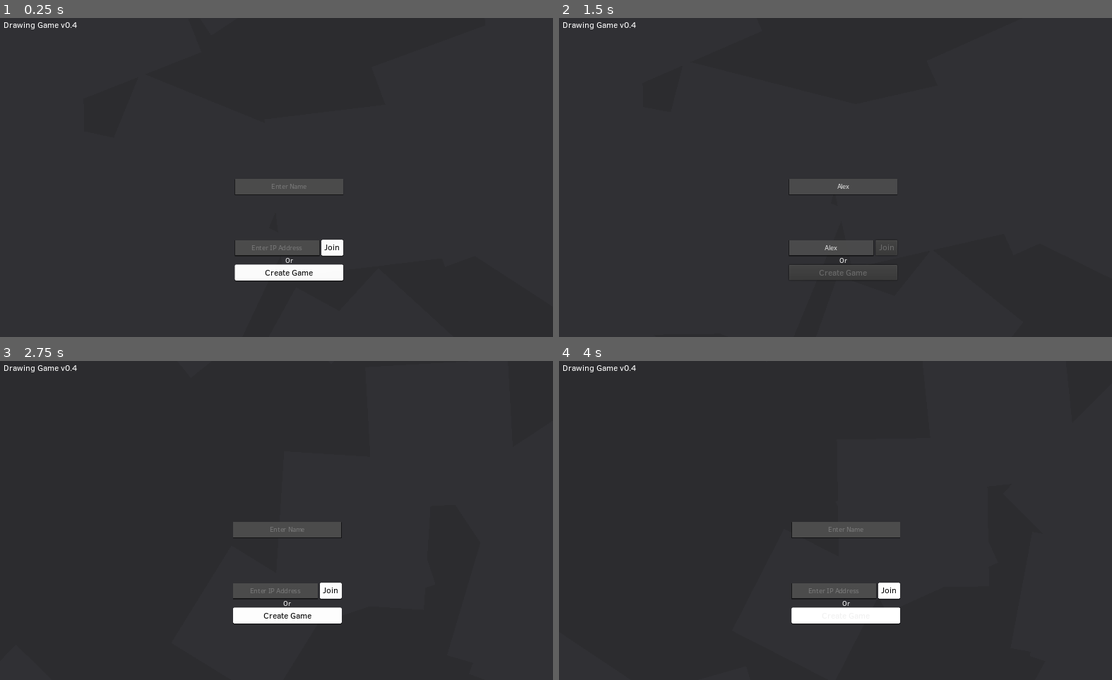
Above: before the commit, frames 1-4 (two rows, left to right).
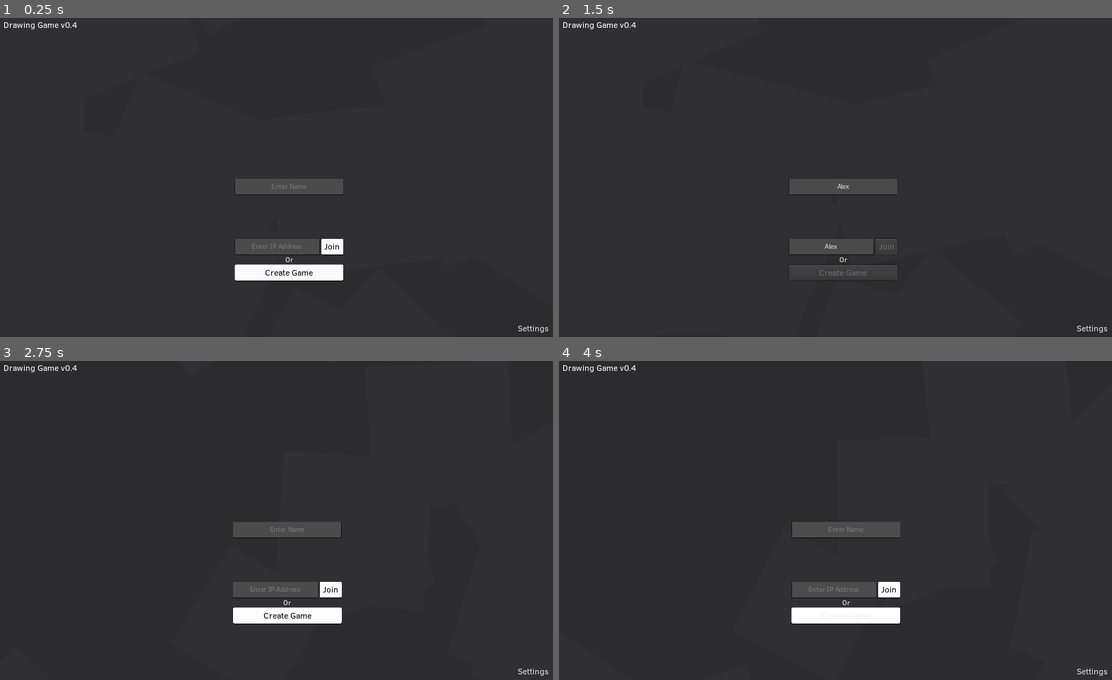
Above: after the commit, the same moments.

Repository: rednir/DrawingGame
Game: Godot game, scene res://Scenes/MainMenu.tscn
Same seed, same stepped clock (60 frames per second), same inputs: the game is played once before the commit and once after it. Sound files missing from this copy of the repository are replaced by a short silence.
Inputs (mouse positions are in pixels of both pictures, inside the frame that each line leads up to):
- Up to frame 1 (0.25 s): no input
- Up to frame 2 (1.5 s): click (846, 187) at 0.52 s; type "Alex" at 0.6 s; click (835, 247) at 0.75 s; type "Alex" at 0.83 s; click "Join" at 1.25 s
- Up to frame 3 (2.75 s): click "Leave" at 2 s
- Up to frame 4 (4 s): click "Create Game" at 2.75 s; click "OK" at 3.5 s

The runs differ from the first frame. In frame 1, 0.3% of the frame differs, in the area x 42-100%, y 69-99%; in frame 2, 0.2%; in frame 3, 0.3%; in frame 4, 0.3%.

Commit message:
add placeholder settings menu

Diff:
--- a/Scenes/MainMenu.tscn
+++ b/Scenes/MainMenu.tscn
@@ -27,8 +27,8 @@
 
 [sub_resource type="DynamicFont" id=6]
 size = 13
-extra_spacing_top = -4
-extra_spacing_bottom = -4
+extra_spacing_top = -3
+extra_spacing_bottom = -3
 font_data = ExtResource( 6 )
 
 [sub_resource type="DynamicFont" id=7]
@@ -114,6 +114,9 @@
 "update": 0,
 "values": [ Color( 1, 1, 1, 1 ), Color( 1, 1, 1, 0 ) ]
 }
+
+[sub_resource type="DynamicFont" id=13]
+font_data = ExtResource( 6 )
 
 [sub_resource type="DynamicFont" id=11]
 font_data = ExtResource( 6 )
@@ -171,9 +174,9 @@
 placeholder_alpha = 0.3
 
 [node name="JoinContainer" type="HBoxContainer" parent="MainButtonsContainer"]
-margin_top = 110.0
-margin_right = 196.0
-margin_bottom = 138.0
+margin_top = 108.0
+margin_right = 196.0
+margin_bottom = 136.0
 
 [node name="TextboxJoin" type="LineEdit" parent="MainButtonsContainer/JoinContainer"]
 margin_right = 153.0
@@ -214,7 +217,7 @@
 }
 
 [node name="Label" type="Label" parent="MainButtonsContainer"]
-margin_top = 142.0
+margin_top = 140.0
 margin_right = 196.0
 margin_bottom = 152.0
 custom_fonts/font = SubResource( 6 )
@@ -252,6 +255,18 @@
 anims/in = SubResource( 9 )
 anims/out = SubResource( 10 )
 
+[node name="ButtonSettings" type="LinkButton" parent="."]
+margin_left = 942.5
+margin_top = 560.0
+margin_right = 1002.5
+margin_bottom = 583.0
+custom_fonts/font = SubResource( 13 )
+text = "Settings"
+underline = 1
+__meta__ = {
+"_edit_use_anchors_": false
+}
+
 [node name="TextGameInfo" type="RichTextLabel" parent="."]
 margin_left = 12.0
 margin_top = 10.0
--- /dev/null
+++ b/Scenes/SettingsMenu.tscn
@@ -0,0 +1,57 @@
+[gd_scene load_steps=8 format=2]
+
+[ext_resource path="res://Fonts/ClearSans-Regular.ttf" type="DynamicFontData" id=1]
+[ext_resource path="res://Scripts/SettingsMenu/SettingsMenu.gd" type="Script" id=2]
+[ext_resource path="res://Styles/Slider/generic_slider.tres" type="StyleBox" id=3]
+[ext_resource path="res://Styles/Slider/generic_grabber_area.tres" type="StyleBox" id=4]
+
+[sub_resource type="DynamicFont" id=1]
+font_data = ExtResource( 1 )
+
+[sub_resource type="StyleBoxEmpty" id=2]
+
+[sub_resource type="DynamicFont" id=3]
+size = 32
+font_data = ExtResource( 1 )
+
+[node name="SettingsRoot" type="Control"]
+anchor_right = 1.0
+anchor_bottom = 1.0
+script = ExtResource( 2 )
+__meta__ = {
+"_edit_use_anchors_": false
+}
+
+[node name="ButtonBack" type="LinkButton" parent="."]
+margin_left = 964.0
+margin_top = 560.0
+margin_right = 1006.0
+margin_bottom = 583.0
+custom_fonts/font = SubResource( 1 )
+text = "Back"
+underline = 1
+__meta__ = {
+"_edit_use_anchors_": false
+}
+
+[node name="SliderVolume" type="HSlider" parent="."]
+margin_left = 24.3661
+margin_top = -53.0628
+margin_right = 249.366
+margin_bottom = -18.0628
+custom_styles/slider = ExtResource( 3 )
+custom_styles/grabber_area_highlight = SubResource( 2 )
+custom_styles/grabber_area = ExtResource( 4 )
+step = 10.0
+scrollable = false
+__meta__ = {
+"_edit_use_anchors_": false
+}
+
+[node name="RichTextLabel" type="RichTextLabel" parent="."]
+margin_left = 388.775
+margin_top = 249.51
+margin_right = 796.775
+margin_bottom = 382.51
+custom_fonts/normal_font = SubResource( 3 )
+text = "Nothing here yet..."
--- /dev/null
+++ b/Scripts/AutoLoads/Settings.gd
@@ -0,0 +1,5 @@
+extends Node
+
+
+func _ready():
+	pass
--- a/Scripts/MainMenu/MainMenu.gd
+++ b/Scripts/MainMenu/MainMenu.gd
@@ -3,6 +3,10 @@
 
 const GAME_NAME = "Drawing Game"
 const GAME_VERSION = "0.4"
+const MIN_NAME_LENGTH = 2
+
+
+const SettingsScene = preload("res://Scenes/SettingsMenu.tscn")
 
 
 onready var text_game_info = $TextGameInfo
@@ -11,7 +15,8 @@
 onready var main_buttons_animation_player = $MainButtonsContainer/MainButtonsAnimation
 
 
-const min_name_length = 2
+var settings_instance
+
 
 
 func _ready():
@@ -20,6 +25,7 @@
 
 	$MainButtonsContainer/JoinContainer/ButtonJoin.connect("pressed", self, "on_button_join_pressed")
 	$MainButtonsContainer/ButtonCreate.connect("pressed", self, "on_button_create_pressed")
+	$ButtonSettings.connect("pressed", self, "on_button_settings_pressed")
 
 	text_game_info.bbcode_text = "%s v%s" % [GAME_NAME, GAME_VERSION]
 	main_buttons_animation_player.play("in")
@@ -30,12 +36,11 @@
 
 
 func on_button_join_pressed():
-	disable_buttons(true)
-	main_buttons_animation_player.play("out")
+	main_buttons_transition("out")
 	yield(main_buttons_animation_player, "animation_finished")
 
 	var status_code = Client.try_join_server(textbox_join.text)
-	if len(textbox_username.text) < min_name_length:
+	if len(textbox_username.text) < MIN_NAME_LENGTH:
 		Events.emit_signal("error", "Username is too short")
 	else:
 		if status_code != OK:
@@ -45,19 +50,17 @@
 			get_tree().change_scene("res://Scenes/Game.tscn")
 			return
 
-	disable_buttons(false)
-	main_buttons_animation_player.play("in")
+	main_buttons_transition("in")
 
 
 
 
 func on_button_create_pressed():
-	disable_buttons(true)
-	main_buttons_animation_player.play("out")
+	main_buttons_transition("out")
 	yield(main_buttons_animation_player, "animation_finished")
 
 	var status_code = Server.try_create_server()
-	if len(textbox_username.text) < min_name_length:
+	if len(textbox_username.text) < MIN_NAME_LENGTH:
 		Events.emit_signal("error", "Username is too short")
 	else:
 		if status_code != OK:
@@ -69,12 +72,31 @@
 			get_tree().change_scene("res://Scenes/Game.tscn")
 			return
 
-	disable_buttons(false)
-	main_buttons_animation_player.play("in")
+	main_buttons_transition("in")
 
 
 
 
-func disable_buttons(will_disable):
-	$MainButtonsContainer/JoinContainer/ButtonJoin.disabled = will_disable
-	$MainButtonsContainer/ButtonCreate.disabled = will_disable
+func on_button_settings_pressed():
+	$ButtonSettings.visible = false
+	main_buttons_transition("out")
+	yield(main_buttons_animation_player, "animation_finished")
+
+	settings_instance = SettingsScene.instance()
+	settings_instance.connect("back", self, "on_button_settings_back_pressed")
+	self.add_child(settings_instance)
+
+
+
+
+func on_button_settings_back_pressed():
+	$ButtonSettings.visible = true
+	main_buttons_transition("in")
+	settings_instance.queue_free()
+
+
+
+func main_buttons_transition(anim):
+	main_buttons_animation_player.play(anim)
+	$MainButtonsContainer/JoinContainer/ButtonJoin.disabled = (anim == "out")
+	$MainButtonsContainer/ButtonCreate.disabled = (anim == "out")
--- /dev/null
+++ b/Scripts/SettingsMenu/SettingsMenu.gd
@@ -0,0 +1,18 @@
+extends Control
+
+
+onready var slider_volume = $SliderVolume
+
+
+signal back
+
+
+func _ready():
+	$ButtonBack.connect("pressed", self, "on_button_back_pressed")
+
+	slider_volume.value = 5
+
+
+
+func on_button_back_pressed():
+	emit_signal("back")
--- /dev/null
+++ b/Styles/Slider/generic_grabber_area.tres
@@ -0,0 +1,4 @@
+[gd_resource type="StyleBoxFlat" format=2]
+
+[resource]
+bg_color = Color( 1, 1, 1, 0.439216 )
--- /dev/null
+++ b/Styles/Slider/generic_slider.tres
@@ -0,0 +1,7 @@
+[gd_resource type="StyleBoxFlat" format=2]
+
+[resource]
+bg_color = Color( 1, 1, 1, 0.486275 )
+border_width_top = 2
+border_width_bottom = 2
+border_color = Color( 1, 1, 1, 0.168627 )
--- a/project.godot
+++ b/project.godot
@@ -25,6 +25,7 @@
 Events="*res://Scripts/AutoLoads/Events.gd"
 Server="*res://Scripts/AutoLoads/Server.gd"
 Client="*res://Scripts/AutoLoads/Client.gd"
+Settings="*res://Scripts/AutoLoads/Settings.gd"
 
 [display]
 
Not shown: 1 places in Scenes/MainMenu.tscn that only renumber resources
